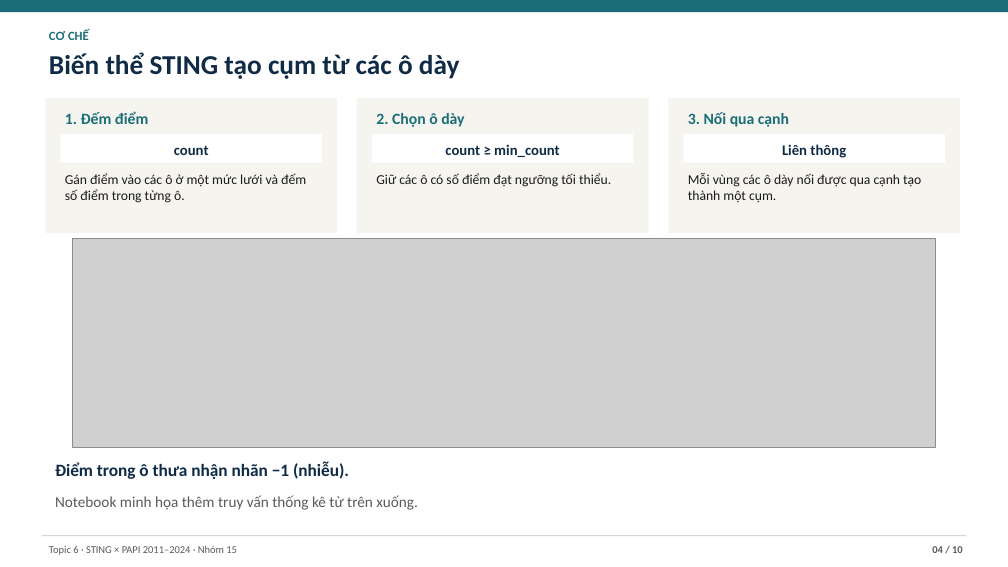
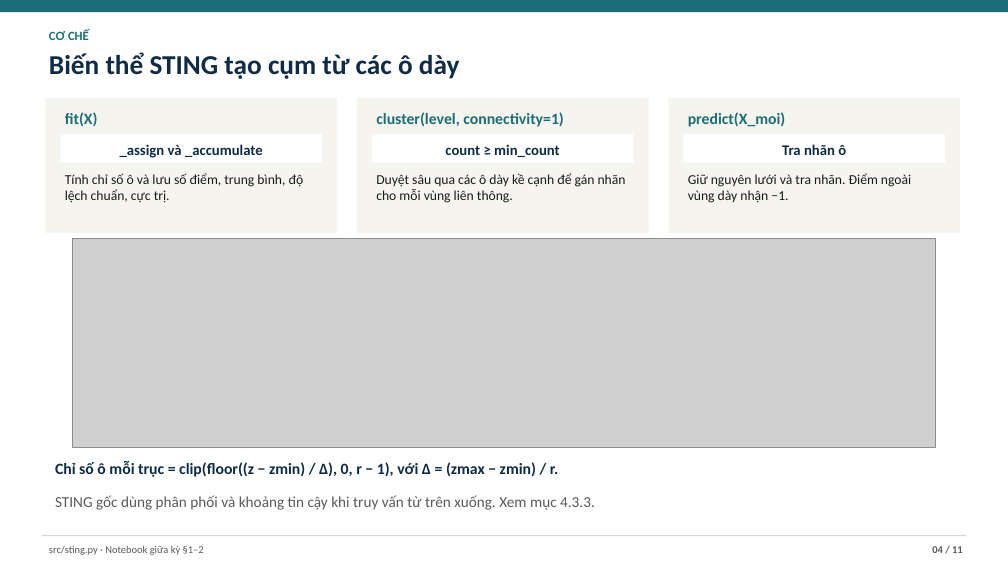
Before and after one commit to JasonTM17/Grid_Based_Sociology, a slide deck: slide 4 of slides/submission.pptx. Drawn at 1008x567 pixels with LibreOffice and Linux fonts; fonts in the diff are those of the drawing; grey boxes stand for pictures. Boxes give left, top, right and bottom in pixels: in the first picture for what was removed or moved away, otherwise in the second. Text is boxed around its words. In the diff, an @@ line names an element or a change of style, - is before the commit and + after.

```diff
--- a/slides/submission.pptx
+++ b/slides/submission.pptx
@@ text at [65,112,98,126]: text changed @@
-1. Đếm điểm
+fit(X)
@@ text at [376,112,563,127]: text changed @@
-2. Chọn ô dày
+cluster(level, connectivity=1)
@@ text at [688,112,786,127]: text changed @@
-3. Nối qua cạnh
+predict(X_moi)
@@ text at [120,144,263,158]: text changed @@
-count
+_assign và _accumulate
@@ text at [782,144,846,155]: text changed @@
-Liên thông
+Tra nhãn ô
@@ text at [65,173,304,203]: text changed @@
-Gán điểm vào các ô ở một mức lưới và đếm số điểm trong từng ô.
+Tính chỉ số ô và lưu số điểm, trung bình, độ lệch chuẩn, cực trị.
@@ text at [376,173,626,203]: text changed @@
-Giữ các ô có số điểm đạt ngưỡng tối thiểu.
+Duyệt sâu qua các ô dày kề cạnh để gán nhãn cho mỗi vùng liên thông.
@@ text at [688,173,911,203]: text changed @@
-Mỗi vùng các ô dày nối được qua cạnh tạo thành một cụm.
+Giữ nguyên lưới và tra nhãn. Điểm ngoài vùng dày nhận −1.
@@ text at [55,461,558,477]: text changed; size 16.5 to 15 pt @@
-Điểm trong ô thưa nhận nhãn −1 (nhiễu).
+Chỉ số ô mỗi trục = clip(floor((z − zmin) / Δ), 0, r − 1), với Δ = (zmax − zmin) / r.
@@ text at [55,495,595,510]: text changed @@
-Notebook minh họa thêm truy vấn thống kê từ trên xuống.
+STING gốc dùng phân phối và khoảng tin cậy khi truy vấn từ trên xuống. Xem mục 4.3.3.
@@ text at [49,545,204,555]: text changed @@
-Topic 6 · STING × PAPI 2011–2024 · Nhóm 15
+src/sting.py · Notebook giữa kỳ §1–2
@@ text at [932,546,963,553]: text changed @@
-04 / 10
+04 / 11
```
Also in this commit, not shown: 7 other slides changed, 3 slides added, 2 slides removed, 28 other files.
